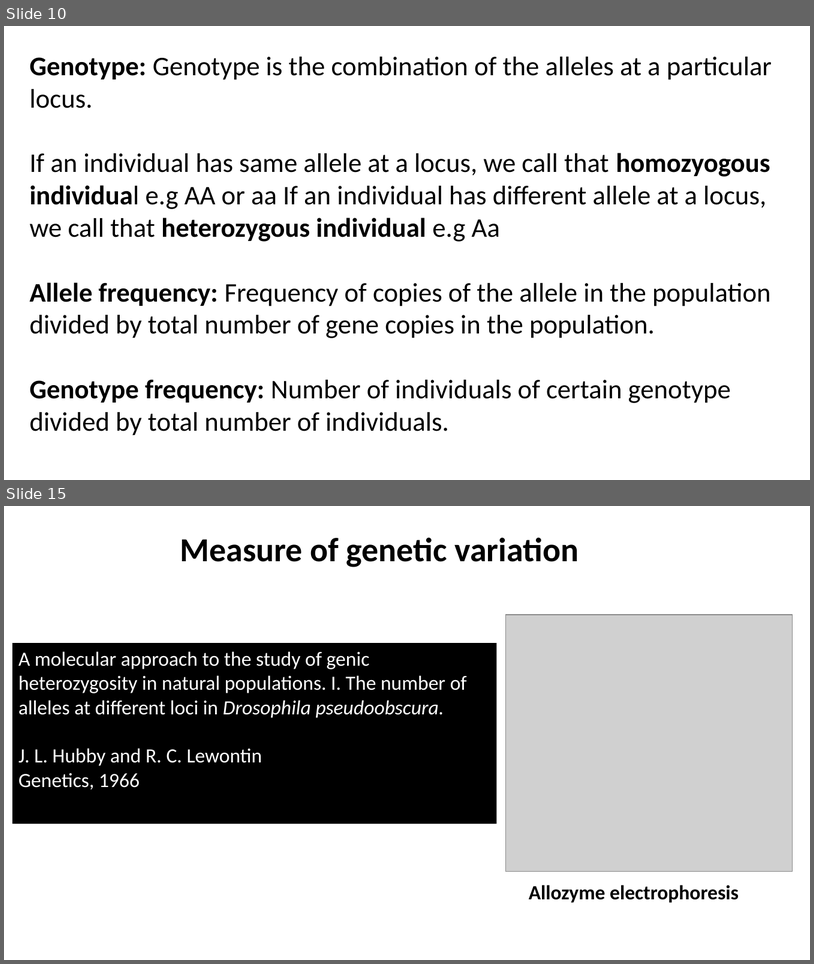
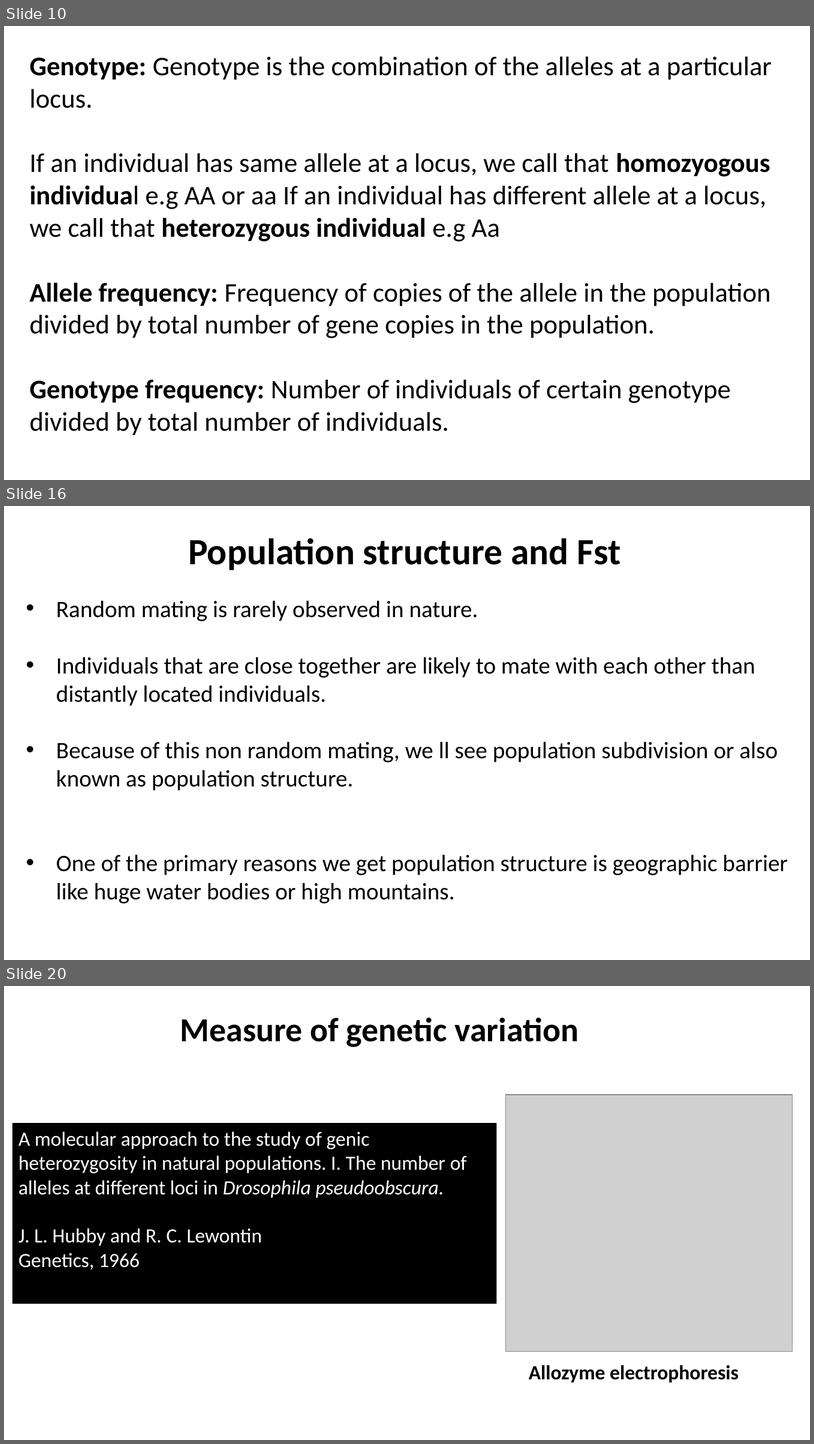
Before and after one commit to shankarkshakya/geppopgen, a slide deck: New Microsoft PowerPoint Presentation.pptx. Shown one above the other, each under a label of ours: slides 10 and 15 before the commit, slides 10, 16 and 20 after it; the slides between them are not shown. The pictures are 814x964 and 814x1444 pixels, drawn with LibreOffice and Linux fonts; fonts in the diff are those of the drawing; grey boxes stand for pictures. Boxes give left, top, right and bottom in pixels: in the first picture for what was removed or moved away, otherwise in the second. Text is boxed around its words. In the diff, an @@ line names an element or a change of style, - is before the commit and + after.

```diff
--- a/New Microsoft PowerPoint Presentation.pptx
+++ b/New Microsoft PowerPoint Presentation.pptx
@@ slide 16 added at (x1=4, y1=506, x2=810, y2=960), background #FFFFFF @@
@@ text added at (x1=188, y1=538, x2=621, y2=570), 44 pt, text #000000, bold @@
+Population structure and Fst
@@ text added at (x1=56, y1=600, x2=788, y2=903), 28 pt, text #000000 @@
+• Random mating is rarely observed in nature.
+• Individuals that are close together are likely to mate with each other than distantly located individuals.
+• Because of this non random mating, we ll see population subdivision or also known as population structure.
+• One of the primary reasons we get population structure is geographic barrier like huge water bodies or high mountains.
@@ what was slide 15 is now slide 20 @@
```
Also in this commit, not shown: 6 slides changed, 7 other slides added, 3 slides removed, 16 other files.
